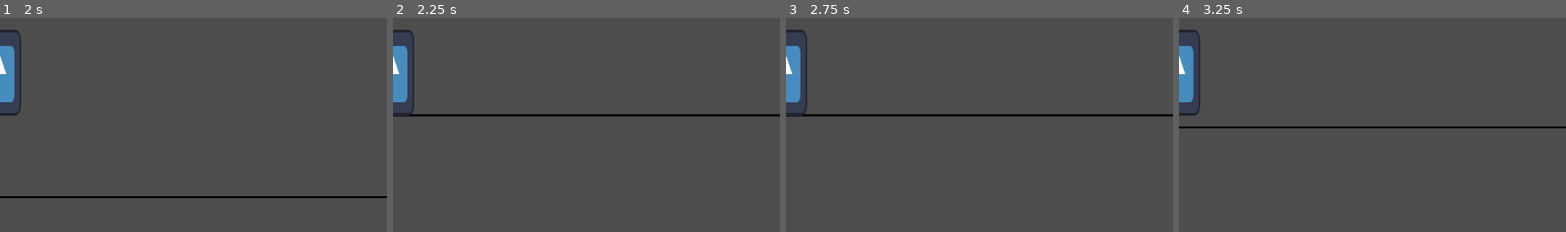
Above: before the commit, frames 1-4 (left to right).
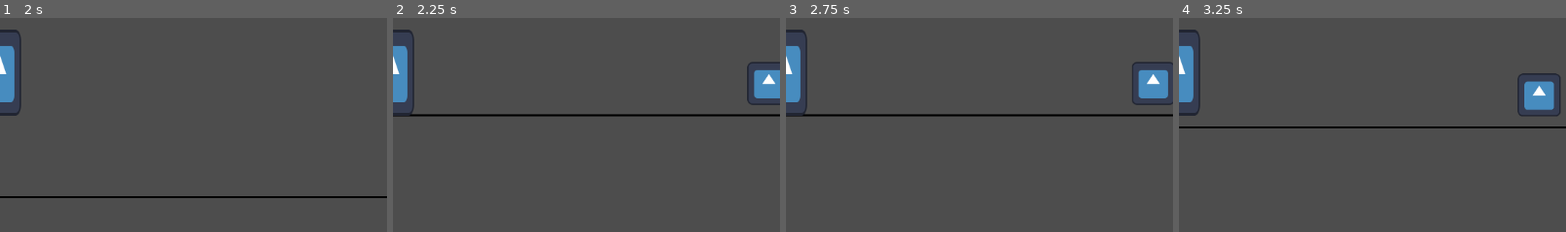
Above: after the commit, the same moments.

Repository: koliashwin/GDKO-2026
Game: Godot game, scene res://Scenes/world.tscn
Two runs of this game, one before a commit and one after it. Both use one fixed random seed, a clock stepped at 60 frames per second and the inputs below. The engine's default icon, where the game draws it, is replaced by a stand-in: a white triangle on a blue panel in a dark square.
Inputs:
- Up to frame 1 (2 s): tap Enter at 0.5 s; hold D (move_right) from 0.53 s (still down); tap J (attack) at 0.6, 1.55 s; tap K (jump) at 0.77, 1.52 s; tap Space at 1.25 s; tap I (ability) at 1.35 s
- Up to frame 2 (2.25 s): release D (move_right) at 2.03 s; hold A (move_left) from 2.03 s (still down); tap J (attack) at 2.1 s
- Up to frame 3 (2.75 s): keep holding A (move_left)
- Up to frame 4 (3.25 s): release A (move_left) at 2.78 s; hold D (move_right) from 2.78 s (still down); tap X (switch_ability) at 2.85 s; tap K (jump) at 3.02 s; tap J (attack) at 3.05 s
The pictures show only the part of the screen within x 50-100%, y 38-88%; the shares and areas given below are measured in that part.

Frame 1 is identical in both runs. In frame 2, 1.1% of the frame differs, in the area x 91-100%, y 20-41%; in frame 3, 1.2%; in frame 4, 1.4%, in the area x 87-99%, y 25-47%.

Commit message:
Code: Basic Weapon System Skeleton

Diff:
--- /dev/null
+++ b/Scenes/enemy_1.tscn
@@ -0,0 +1,15 @@
+[gd_scene load_steps=3 format=3 uid="uid://dl8j1djsc3n7v"]
+
+[ext_resource type="Texture2D" uid="uid://0s1tnv7rkhyp" path="res://icon.svg" id="1_tngtr"]
+
+[sub_resource type="RectangleShape2D" id="RectangleShape2D_mmeyk"]
+size = Vector2(64, 64)
+
+[node name="Enemy_1" type="CharacterBody2D"]
+
+[node name="Sprite2D" type="Sprite2D" parent="."]
+scale = Vector2(0.5, 0.5)
+texture = ExtResource("1_tngtr")
+
+[node name="CollisionShape2D" type="CollisionShape2D" parent="."]
+shape = SubResource("RectangleShape2D_mmeyk")
--- a/Scenes/player.tscn
+++ b/Scenes/player.tscn
@@ -1,10 +1,14 @@
-[gd_scene load_steps=4 format=3 uid="uid://dvfyy8p53u534"]
+[gd_scene load_steps=6 format=3 uid="uid://dvfyy8p53u534"]
 
 [ext_resource type="Texture2D" uid="uid://0s1tnv7rkhyp" path="res://icon.svg" id="1_87es3"]
 [ext_resource type="Script" path="res://Scripts/Player/player.gd" id="1_gvkkr"]
+[ext_resource type="Script" path="res://Scripts/Player/PlayerLoadout/weapon_controller.gd" id="3_ak86g"]
 
 [sub_resource type="RectangleShape2D" id="RectangleShape2D_eee3h"]
 size = Vector2(64, 128)
+
+[sub_resource type="RectangleShape2D" id="RectangleShape2D_2qyg0"]
+size = Vector2(128, 144)
 
 [node name="Player" type="CharacterBody2D"]
 script = ExtResource("1_gvkkr")
@@ -17,3 +21,15 @@
 shape = SubResource("RectangleShape2D_eee3h")
 
 [node name="Camera2D" type="Camera2D" parent="."]
+
+[node name="WeaponController" type="Node2D" parent="."]
+script = ExtResource("3_ak86g")
+
+[node name="MeleeHitbox" type="Area2D" parent="WeaponController"]
+monitoring = false
+
+[node name="CollisionShape2D" type="CollisionShape2D" parent="WeaponController/MeleeHitbox"]
+position = Vector2(88, 0)
+shape = SubResource("RectangleShape2D_2qyg0")
+
+[connection signal="body_entered" from="WeaponController/MeleeHitbox" to="WeaponController" method="_on_melee_hitbox_body_entered"]
--- a/Scenes/world.tscn
+++ b/Scenes/world.tscn
@@ -1,7 +1,8 @@
-[gd_scene load_steps=3 format=3 uid="uid://bv38ndo0tm24w"]
+[gd_scene load_steps=4 format=3 uid="uid://bv38ndo0tm24w"]
 
 [ext_resource type="PackedScene" uid="uid://dvfyy8p53u534" path="res://Scenes/player.tscn" id="1_44y2l"]
 [ext_resource type="PackedScene" uid="uid://hfpuydqnb1ho" path="res://Scenes/mud.tscn" id="2_24sf1"]
+[ext_resource type="PackedScene" uid="uid://dl8j1djsc3n7v" path="res://Scenes/enemy_1.tscn" id="3_3dew4"]
 
 [node name="World" type="Node2D"]
 
@@ -21,3 +22,6 @@
 
 [node name="Mud" parent="." instance=ExtResource("2_24sf1")]
 position = Vector2(768, 0)
+
+[node name="Enemy_1" parent="." instance=ExtResource("3_3dew4")]
+position = Vector2(1184, -48)
--- a/Scripts/Global/PlayerStats.gd
+++ b/Scripts/Global/PlayerStats.gd
@@ -1,4 +1,6 @@
 extends Node
+
+var is_weapon_lost: bool = false
 
 var weapons = [null, "rusty_blade", "blade", "gun"]
 var ability = [null, "energy_orb", "stone_wall"]
@@ -14,6 +16,11 @@
 	"gadget": gadget[curr_gadget]
 }
 
+func lost_weapon() -> void:
+	curr_weapon = 0
+	loadout.weapon = weapons[curr_weapon]
+	is_weapon_lost = true
+
 func next_weapon() -> void:
 	curr_weapon = (curr_weapon + 1) % weapons.size()
 	loadout.weapon = weapons[curr_weapon]
--- /dev/null
+++ b/Scripts/Player/PlayerLoadout/weapon_controller.gd
@@ -0,0 +1,56 @@
+extends Node2D
+
+@onready var hitbox: Area2D = $MeleeHitbox
+
+var is_attacking: bool
+
+func _ready() -> void:
+	hitbox.monitoring = false
+	is_attacking = false
+
+func attack() -> void:
+	if PlayerStats.is_weapon_lost:
+		print("dont have weapon to attack")
+		return
+
+	match PlayerStats.loadout.weapon:
+		"rusty_blade": rusty_attack()
+		"blade": slash_attack()
+		"gun": gun_shot()
+		null: no_weapon()
+
+func start_attack(duration: float) -> void:
+	hitbox.monitoring = true
+	is_attacking = true
+	print("hit box monitoring")
+	await get_tree().create_timer(duration).timeout
+	hitbox.monitoring = false
+	is_attacking = false
+	print("hit box not monitoring")
+
+func rusty_attack() -> void:
+	if is_attacking:
+		return
+	if randf() < 0.2:
+		print('sword is stuck')
+		PlayerStats.lost_weapon()
+		return
+	start_attack(0.3)
+	print('rusty attack')
+
+func slash_attack() -> void:
+	if is_attacking:
+		return
+	start_attack(0.2)
+	print('normal melee attack')
+
+func gun_shot() -> void:
+	start_attack(0.1)
+	print('false gun attack')
+
+func no_weapon() -> void:
+	print('healpless animation')
+
+
+func _on_melee_hitbox_body_entered(body: Node2D) -> void:
+	pass # enemy health reduction logic goes here
--- a/Scripts/Player/player.gd
+++ b/Scripts/Player/player.gd
@@ -9,6 +9,8 @@
 
 @export var GRAVITY: int = 980;
 
+@onready var weapon_controller: Node2D = $WeaponController
+
 func _ready() -> void:
 	add_to_group("Player")
 
@@ -18,6 +20,7 @@
 	horizontal_movment(direction, delta)
 	apply_gravity()
 	jump()
+	attack()
 
 	switch_loadout()
 	move_and_slide()
@@ -43,6 +46,11 @@
 			velocity.y = -JUMP_FORCE * JUMP_FACTOR
 			can_double_jump = false
 
+func attack() -> void:
+	# attack logci
+	if Input.is_action_just_pressed("attack"):
+		weapon_controller.attack()
+
 func switch_loadout() -> void:
 	# temporary logic to change loadout with button input
 
